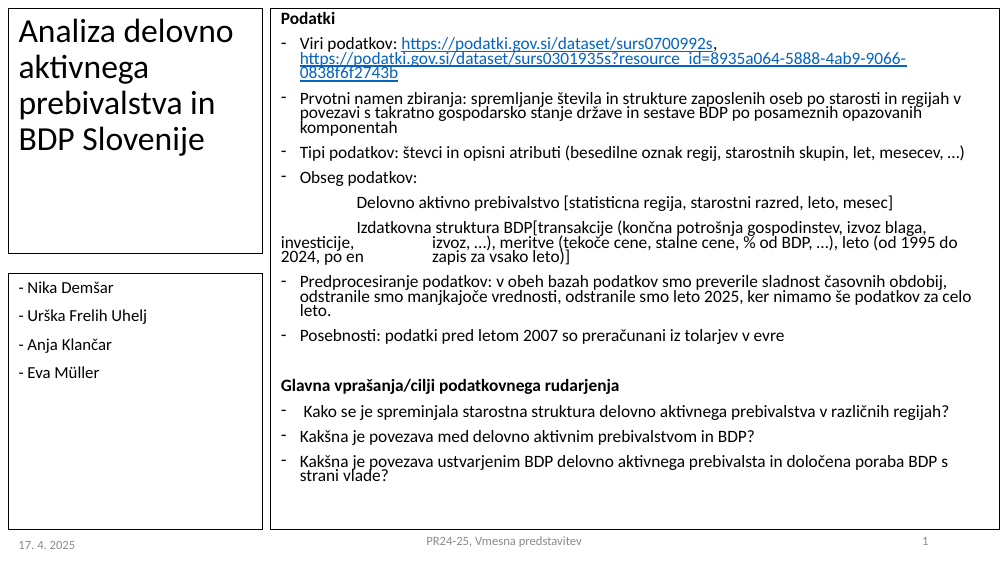
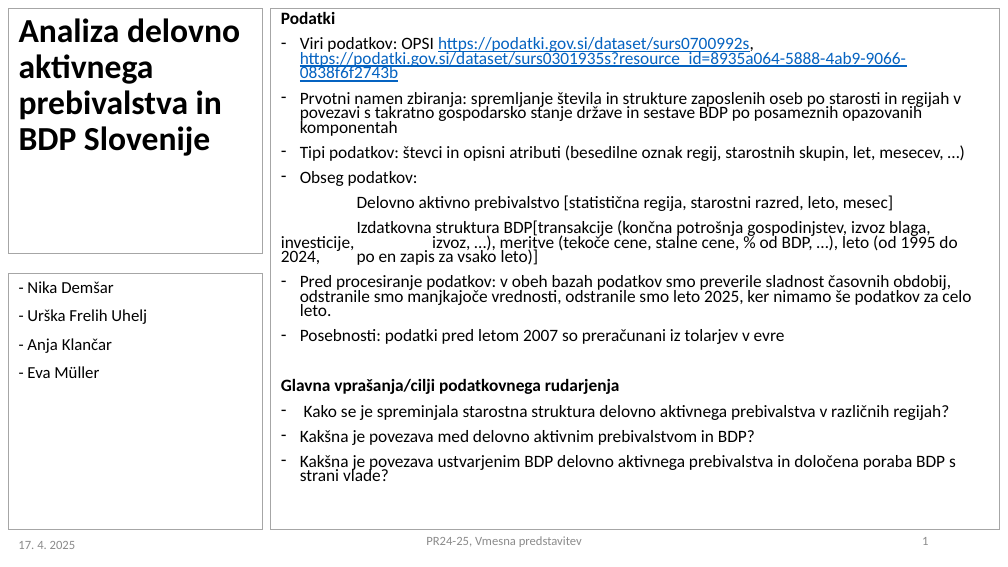
Before and after one commit to nirinja/PR259, a slide deck: slide 1 of PR2024-25_VMESNA_9.pptx. Drawn at 1008x567 pixels with LibreOffice and Linux fonts; fonts in the diff are those of the drawing. Boxes give left, top, right and bottom in pixels: in the first picture for what was removed or moved away, otherwise in the second. Text is boxed around its words. In the diff, an @@ line names an element or a change of style, - is before the commit and + after.

```diff
--- a/PR2024-25_VMESNA_9.pptx
+++ b/PR2024-25_VMESNA_9.pptx
@@ title "Analiza delovno aktivnega prebivalstva in ..." at box(8, 8, 262, 254): bold on; outline #000000 0.75 pt to #A6A6A6 0.75 pt @@
@@ text "Podatki" at box(271, 8, 1000, 529): outline #000000 0.75 pt to #A6A6A6 0.75 pt @@
@@ text at box(300, 37, 906, 82): text changed @@
-– Viri podatkov: https://podatki.gov.si/dataset/surs0700992s, https://podatki.gov.si/dataset/surs0301935s?resource_id=8935a064-5888-4ab9-9066-0838f6f2743b
+– Viri podatkov: OPSI https://podatki.gov.si/dataset/surs0700992s, https://podatki.gov.si/dataset/surs0301935s?resource_id=8935a064-5888-4ab9-9066-0838f6f2743b
@@ text at box(281, 195, 971, 316): text changed @@
-Delovno aktivno prebivalstvo [statisticna regija, starostni razred, leto, mesec]
-Izdatkovna struktura BDP[transakcije (končna potrošnja gospodinstev, izvoz blaga, investicije, izvoz, …), meritve (tekoče cene, stalne cene, % od BDP, …), leto (od 1995 do 2024, po en zapis za vsako leto)]
-– Predprocesiranje podatkov: v obeh bazah podatkov smo preverile sladnost časovnih obdobij, odstranile smo manjkajoče vrednosti, odstranile smo leto 2025, ker nimamo še podatkov za celo leto.
+Delovno aktivno prebivalstvo [statistična regija, starostni razred, leto, mesec]
+Izdatkovna struktura BDP[transakcije (končna potrošnja gospodinjstev, izvoz blaga, investicije, izvoz, …), meritve (tekoče cene, stalne cene, % od BDP, …), leto (od 1995 do 2024, po en zapis za vsako leto)]
+– Pred procesiranje podatkov: v obeh bazah podatkov smo preverile sladnost časovnih obdobij, odstranile smo manjkajoče vrednosti, odstranile smo leto 2025, ker nimamo še podatkov za celo leto.
@@ text "- Nika Demšar" at box(8, 273, 262, 529): outline #000000 0.75 pt to #A6A6A6 0.75 pt @@
@@ text at box(300, 455, 956, 481): text changed @@
-– Kakšna je povezava ustvarjenim BDP delovno aktivnega prebivalsta in določena poraba BDP s strani vlade?
+– Kakšna je povezava ustvarjenim BDP delovno aktivnega prebivalstva in določena poraba BDP s strani vlade?
```
Also in this commit, not shown: 2 other slides changed, 1 other file.
